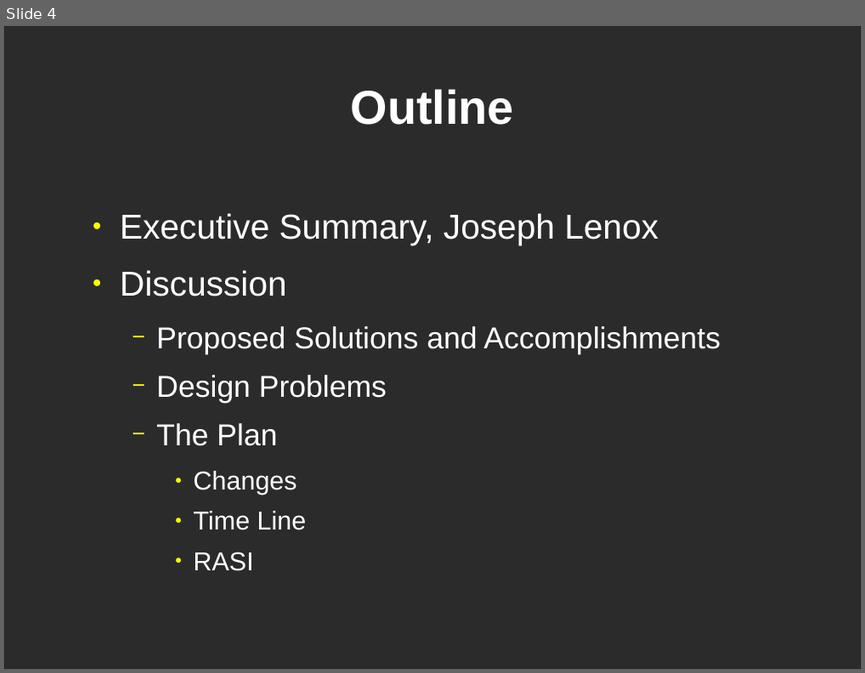
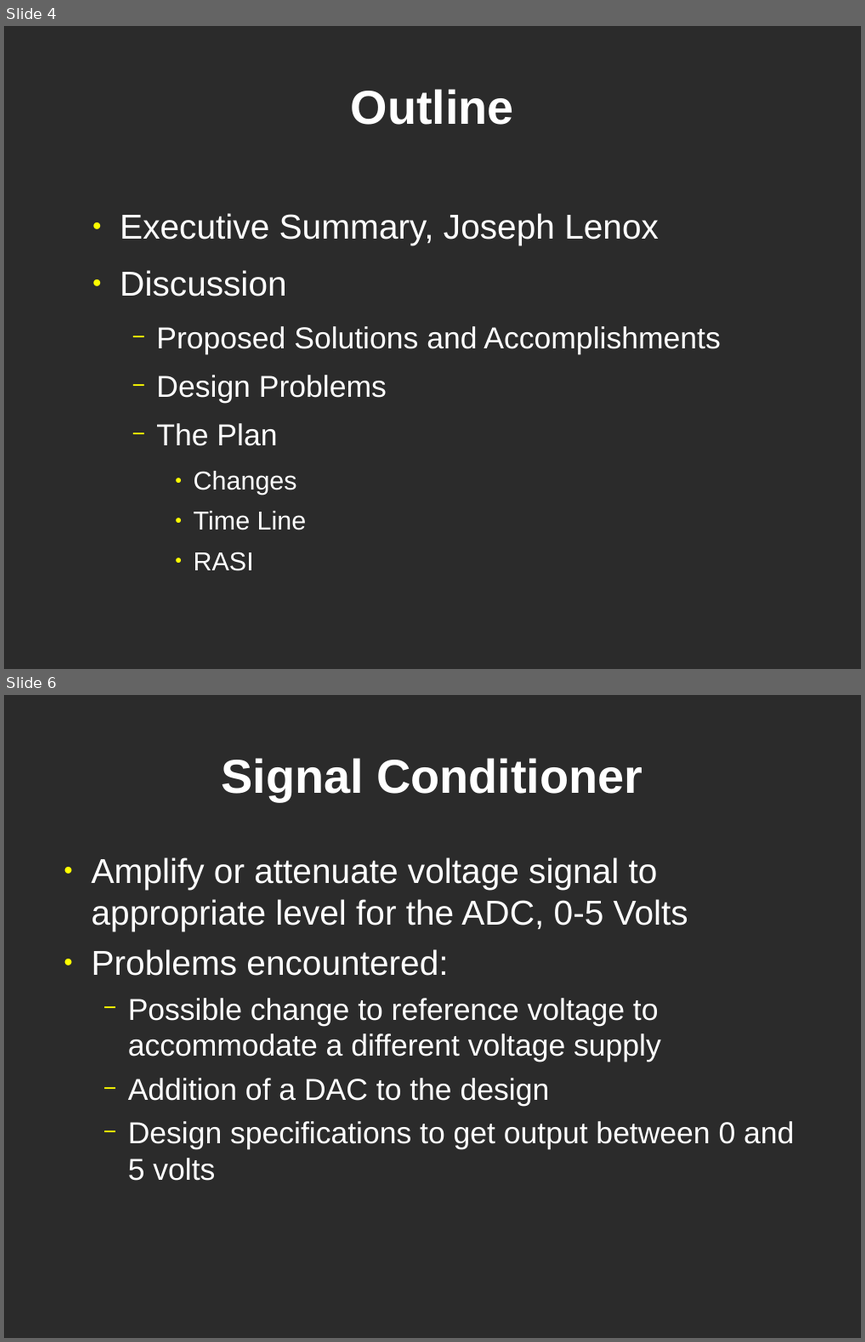
Before and after one commit to lordofhyphens/ece495a, a slide deck: forms/ProgressPresentation.odp. Shown one above the other, each under a label of ours: slide 4 before the commit, slides 4 and 6 after it; the slides between them are not shown. The pictures are 865x673 and 865x1342 pixels, drawn with LibreOffice and Linux fonts; fonts in the diff are those of the drawing; background and template pictures are left out; a plain dark background stands for a picture behind light text. Boxes give left, top, right and bottom in pixels: in the first picture for what was removed or moved away, otherwise in the second. Text is boxed around its words. In the diff, an @@ line names an element or a change of style, - is before the commit and + after.

```diff
--- a/forms/ProgressPresentation.odp
+++ b/forms/ProgressPresentation.odp
@@ slide 6 added at [4,695,861,1338], background picture (left out) @@
@@ title added at [221,758,642,801], 44 pt, text #FFFFFF, bold @@
+Signal Conditioner
@@ text added at [92,857,794,1180], 28 pt, text #FFFFFF @@
+● Amplify or attenuate voltage signal to appropriate level for the ADC, 0-5 Volts
+● Problems encountered:
+  − Possible change to reference voltage to accommodate a different voltage supply
+  − Addition of a DAC to the design
+  − Design specifications to get output between 0 and 5 volts
```
Also in this commit, not shown: 2 slides changed, 2 other slides added, 1 slide removed.
